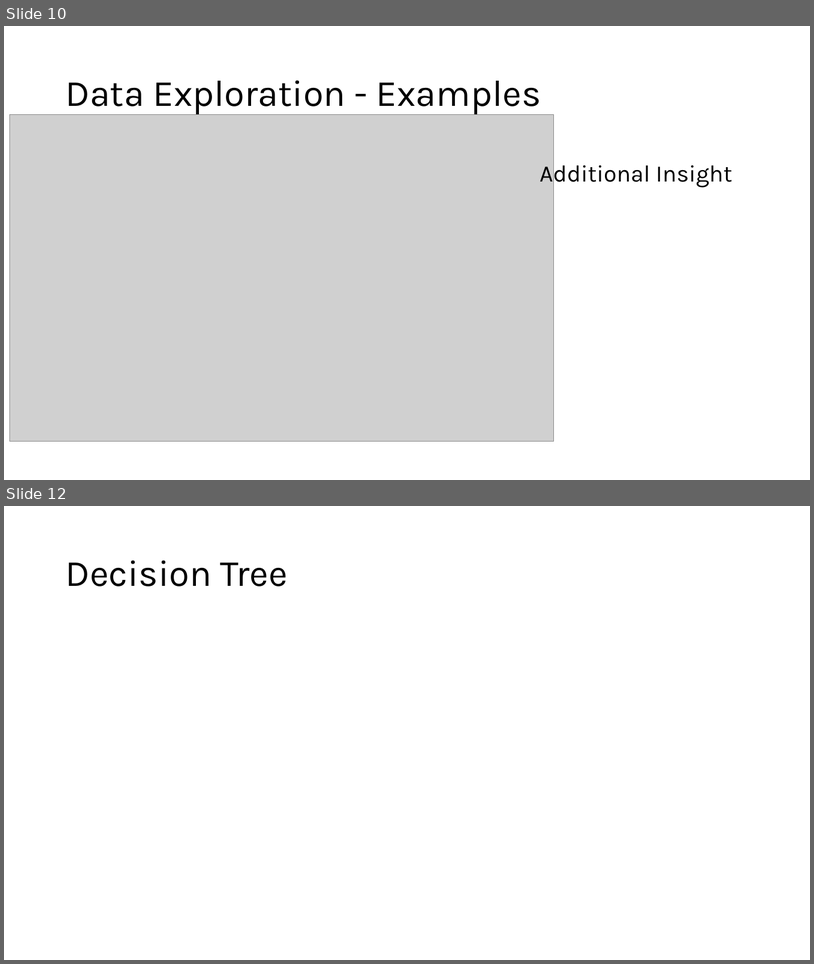
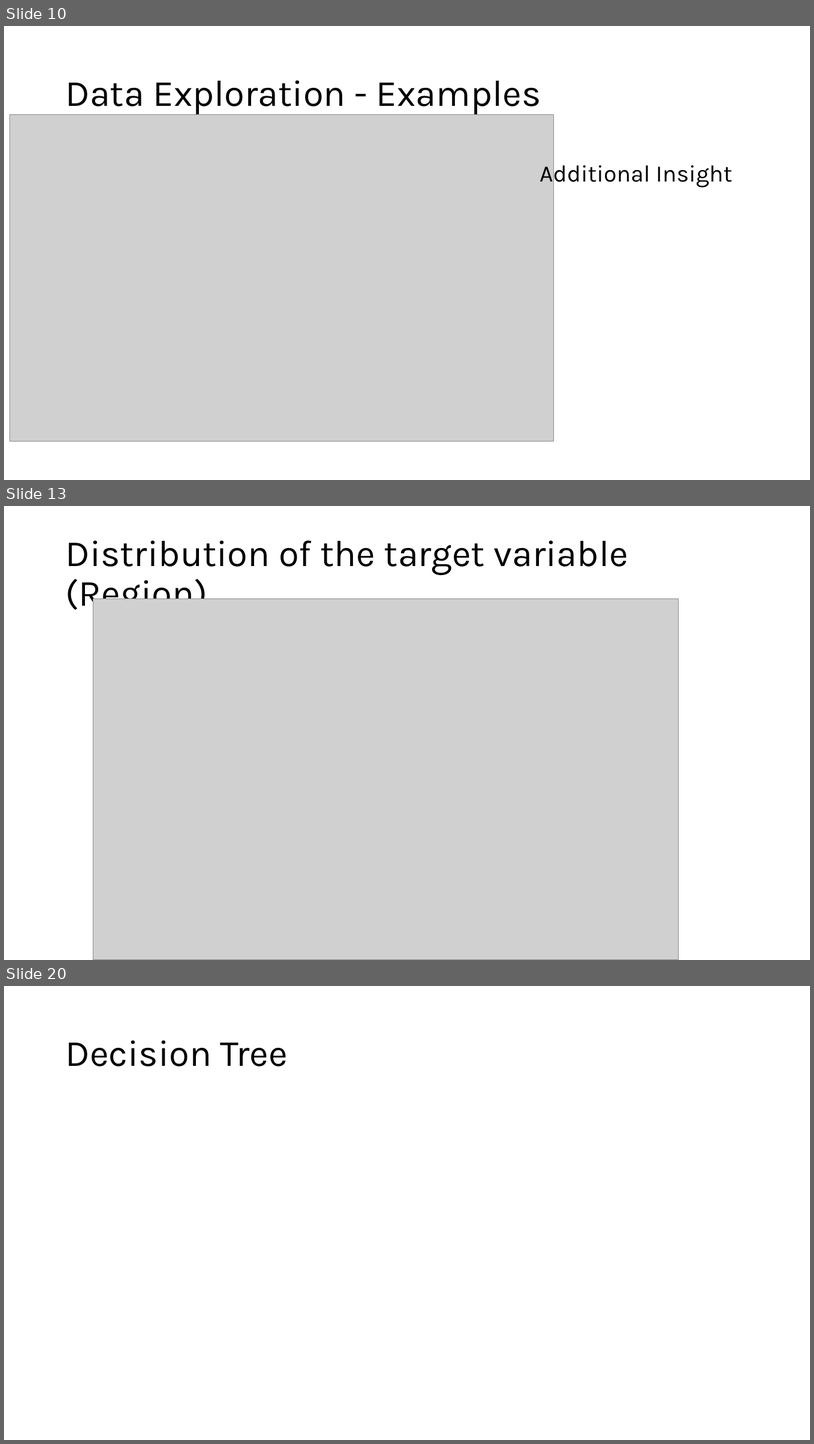
Before and after one commit to mimiep/DSML-LifeExp, a slide deck: FinalPresentation_LE.pptx. Shown one above the other, each under a label of ours: slides 10 and 12 before the commit, slides 10, 13 and 20 after it; the slides between them are not shown. The pictures are 814x964 and 814x1444 pixels, drawn with LibreOffice and Linux fonts; fonts in the diff are those of the drawing; grey boxes stand for pictures. Boxes give left, top, right and bottom in pixels: in the first picture for what was removed or moved away, otherwise in the second. Text is boxed around its words. In the diff, an @@ line names an element or a change of style, - is before the commit and + after.

```diff
--- a/FinalPresentation_LE.pptx
+++ b/FinalPresentation_LE.pptx
@@ slide 13 added at [4,506,810,960], background #FFFFFF @@
@@ title added at [65,540,629,615], 44 pt, text #000000 @@
+Distribution of the target variable (Region)
@@ picture added at [93,599,679,960] @@
@@ what was slide 12 is now slide 20 @@
```
Also in this commit, not shown: 3 slides changed, 6 other slides added, 1 other file.
